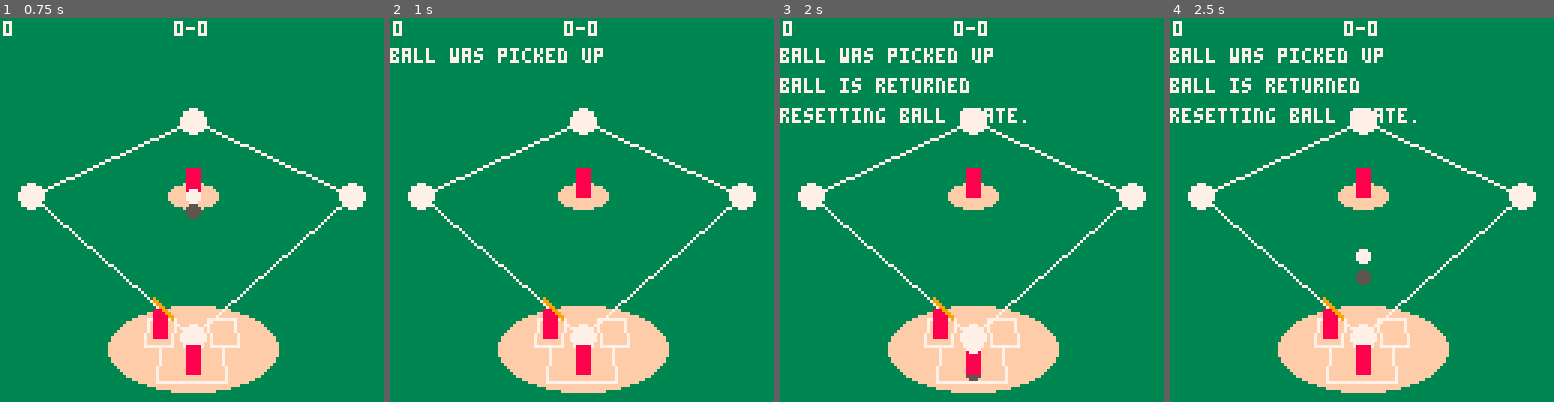
Above: before the commit, frames 1-4 (left to right).
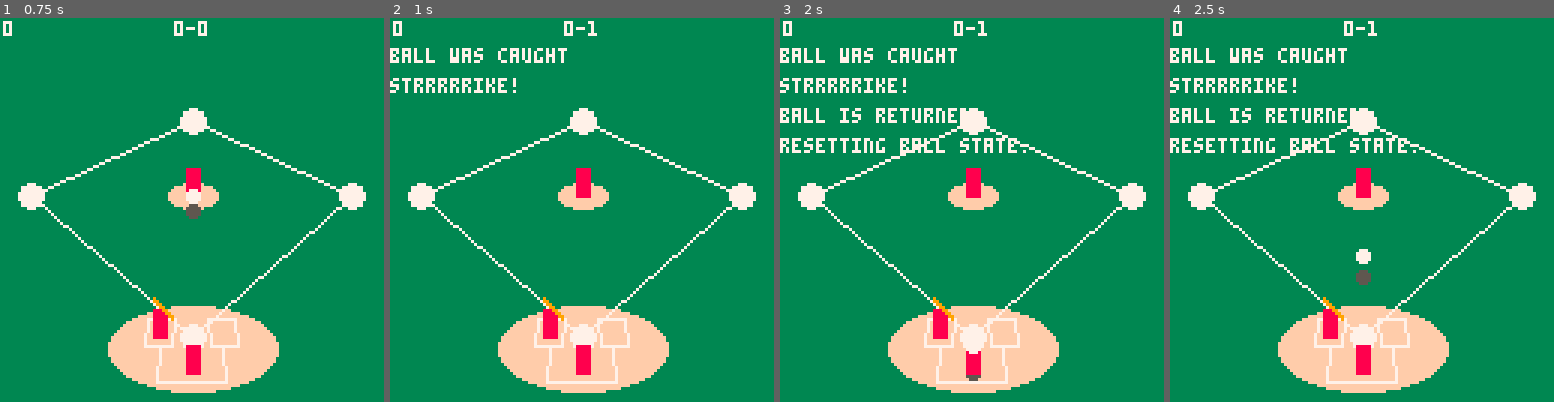
Above: after the commit, the same moments.

Repository: nucleartide/Baseball-WIth-Friends
Game: PICO-8 cartridge pico-baseball.p8
Same seed, same stepped clock (60 frames per second), same inputs: the game is played once before the commit and once after it.
Inputs:
- Up to frame 1 (0.75 s): tap X (X key) at 0.33 s; tap O (Z key) at 0.7 s
- Up to frame 2 (1 s): no input
- Up to frame 3 (2 s): tap X (X key) at 1.07, 1.85 s; hold Right from 1.6 s (still down); tap O (Z key) at 1.7 s
- Up to frame 4 (2.5 s): release Right at 2.1 s; tap O (Z key) at 2.1 s; hold Up 2.15-2.42 s; hold Right from 2.47 s (still down)

Frame 1 is identical in both runs. In frame 2, 1.1% of the frame differs, in the area x 0-56%, y 0-20%; in frame 3, 2.9%, in the area x 0-65%, y 0-36%; in frame 4, 2.9%.

Commit message:
no swing case

Diff:
--- a/pico-baseball.p8
+++ b/pico-baseball.p8
@@ -851,9 +851,25 @@
         if d<ball_catch_radius then
             b.state = ball_holding
             b.is_owned_by = f
-            log('ball was picked up')
-
-            if f~=pitcher1 then
+
+            if f==catcher1 then
+                log('ball was caught')
+
+                -- x should be -2.5 to 2.5 for strike.
+                -- y should be 2.5 to 7.5 for strike.
+                local half_strike_zone = 2.5
+                local xl, xr = -half_strike_zone, half_strike_zone
+                local yb, yt = 5 - half_strike_zone, 5 + half_strike_zone
+                local x = b.pos.x
+                local y = b.pos.y
+                if xl<=x and x<=xr and yb<=y and y<=yt then
+                    log('strrrrrike!')
+                    num_strikes += 1
+                else
+                    log('ball!')
+                    num_balls += 1
+                end
+
                 -- after 1s, catcher throws the ball back.
                 delay(function()
                     log('ball is returned')
